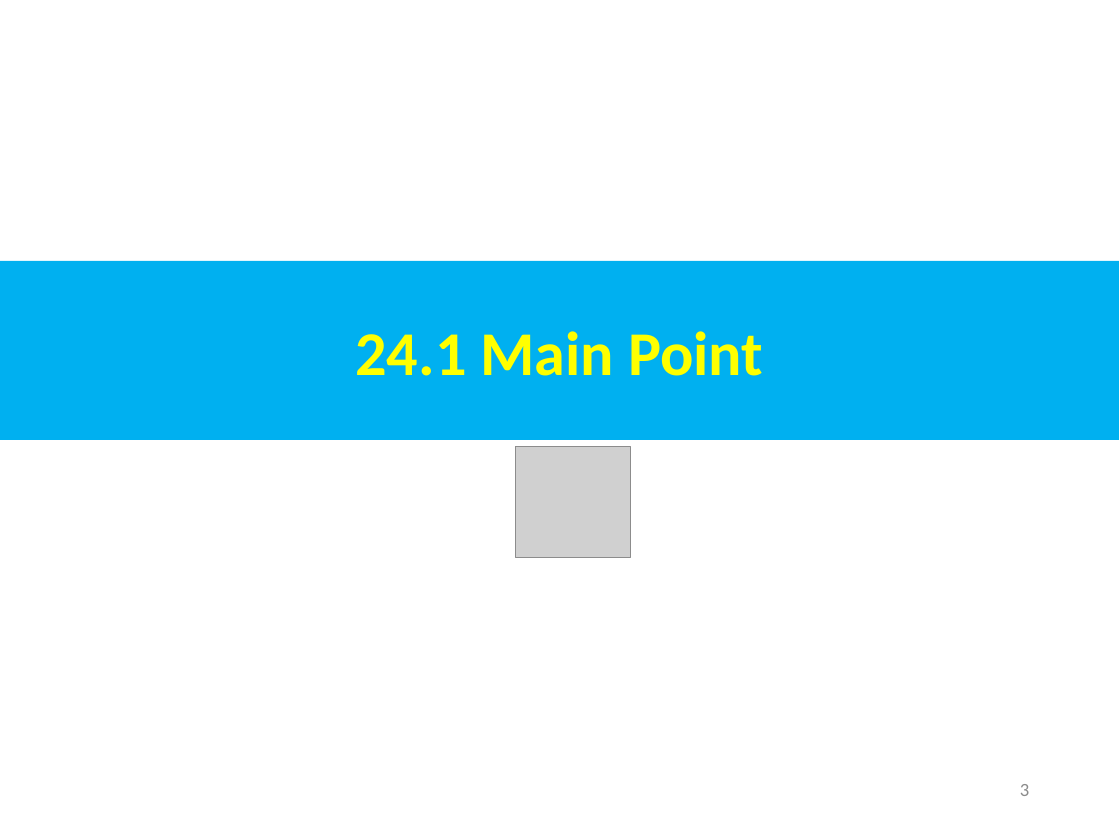
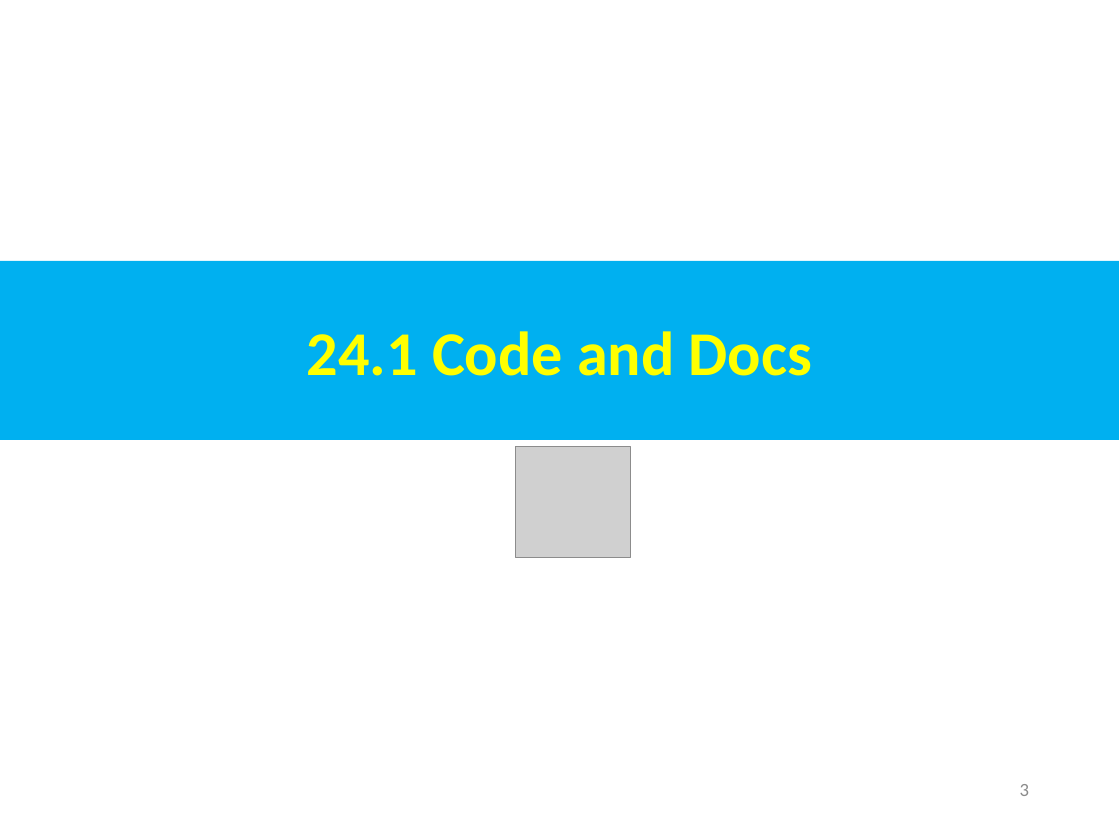
Before and after one commit to peterhchen/AIU_CS800_Chisel, a slide deck: slide 3 of 500_UCSC_HWD/024_XLS_GPU/000_Video/024.XLS_GPU.ppt. Drawn at 1120x840 pixels with LibreOffice and Linux fonts; fonts in the diff are those of the drawing; grey boxes stand for pictures. Boxes give left, top, right and bottom in pixels: in the first picture for what was removed or moved away, otherwise in the second. Text is boxed around its words. In the diff, an @@ line names an element or a change of style, - is before the commit and + after.

```diff
--- a/500_UCSC_HWD/024_XLS_GPU/000_Video/024.XLS_GPU.ppt
+++ b/500_UCSC_HWD/024_XLS_GPU/000_Video/024.XLS_GPU.ppt
@@ text in rectangle at [307, 331, 811, 376]: text changed @@
-24.1 Main Point
+24.1 Code and Docs
```
Also in this commit, not shown: 10 slides added, 2 slides removed.
